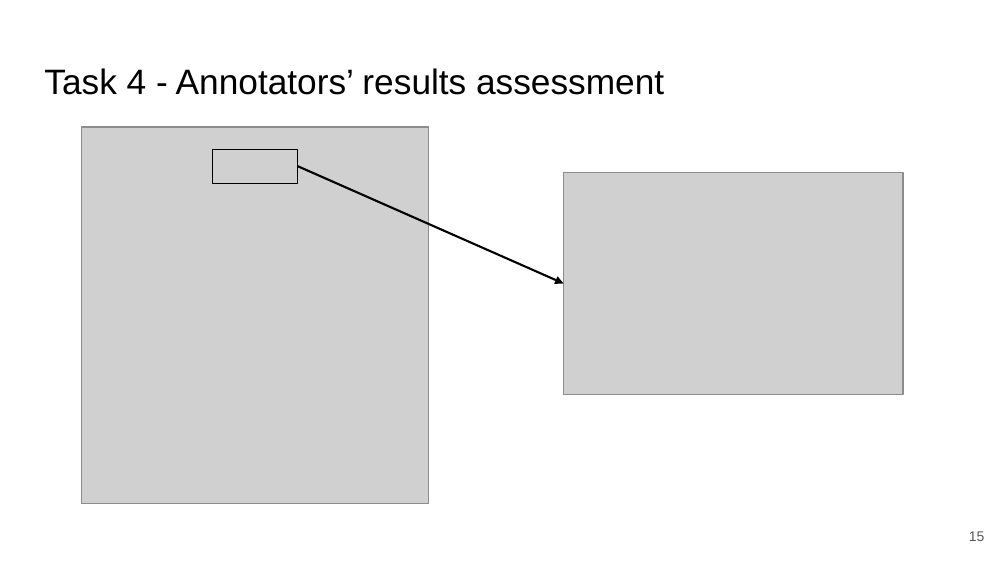
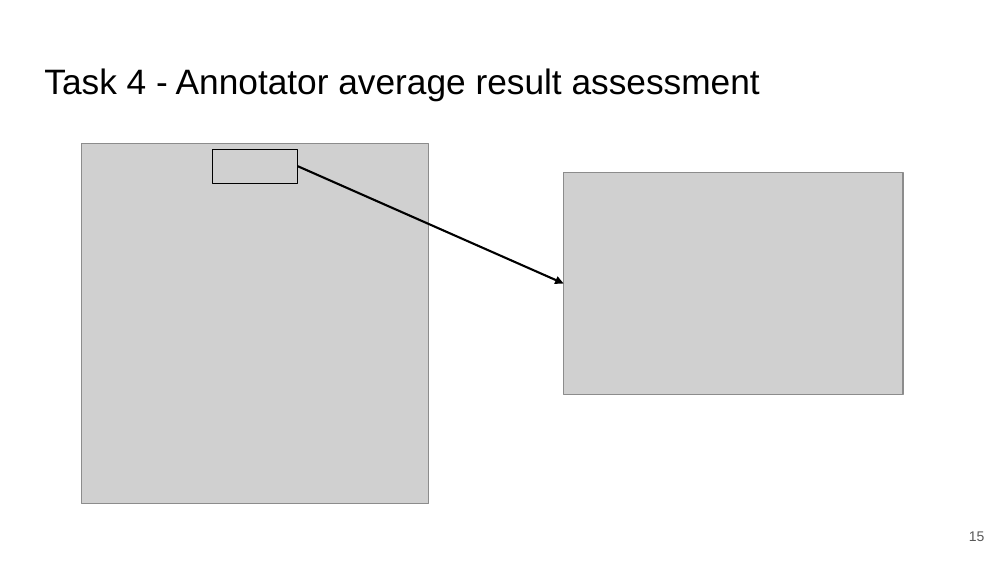
Before and after one commit to m4tice/qm_project, a slide deck: slide 15 of files/Quality Match.pptx. Drawn at 1008x567 pixels with LibreOffice and Linux fonts; fonts in the diff are those of the drawing; grey boxes stand for pictures. Boxes give left, top, right and bottom in pixels: in the first picture for what was removed or moved away, otherwise in the second. Text is boxed around its words. In the diff, an @@ line names an element or a change of style, - is before the commit and + after.

```diff
--- a/files/Quality Match.pptx
+++ b/files/Quality Match.pptx
@@ title at <box>44,68,760,100</box>: text changed @@
-Task 4 - Annotators’ results assessment
+Task 4 - Annotator average result assessment
@@ picture: place and size @@
-picture at <box>82,127,429,504</box>
+picture at <box>82,143,429,503</box>
```
Also in this commit, not shown: 1 other slide changed, 1 other file.
